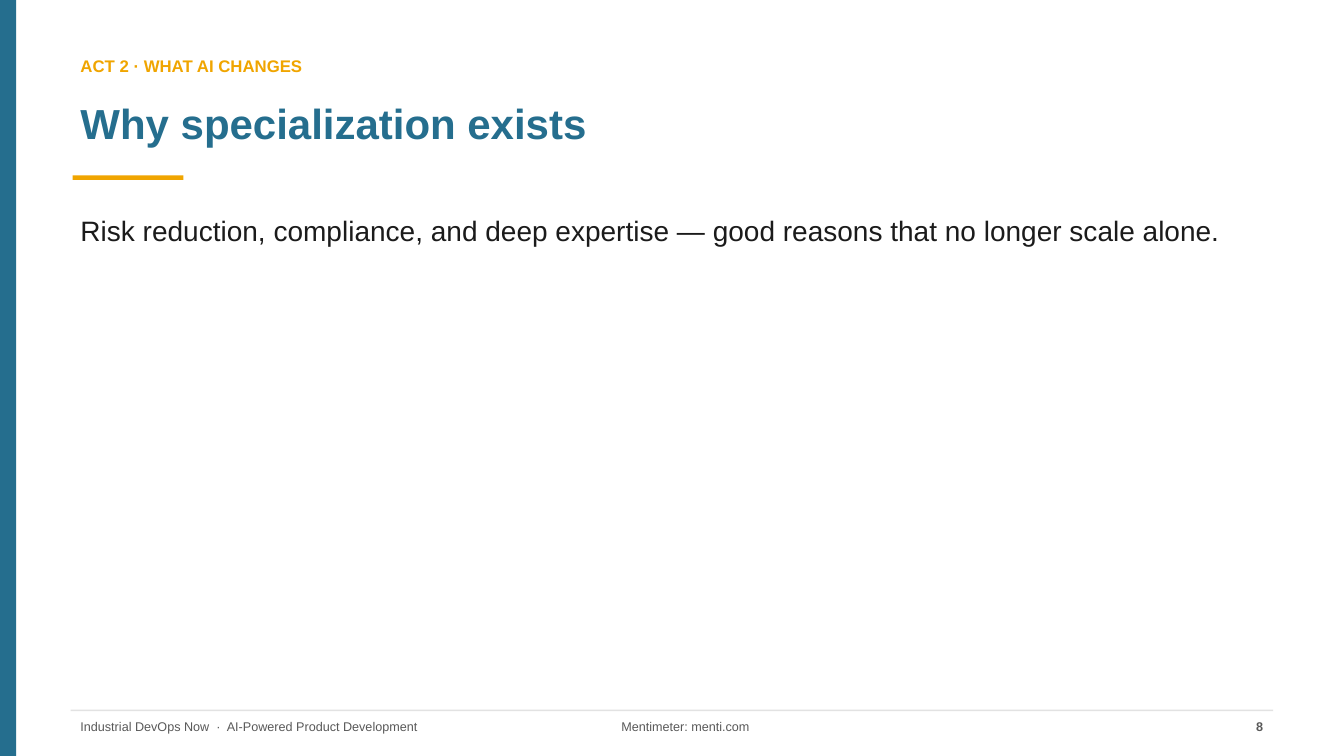
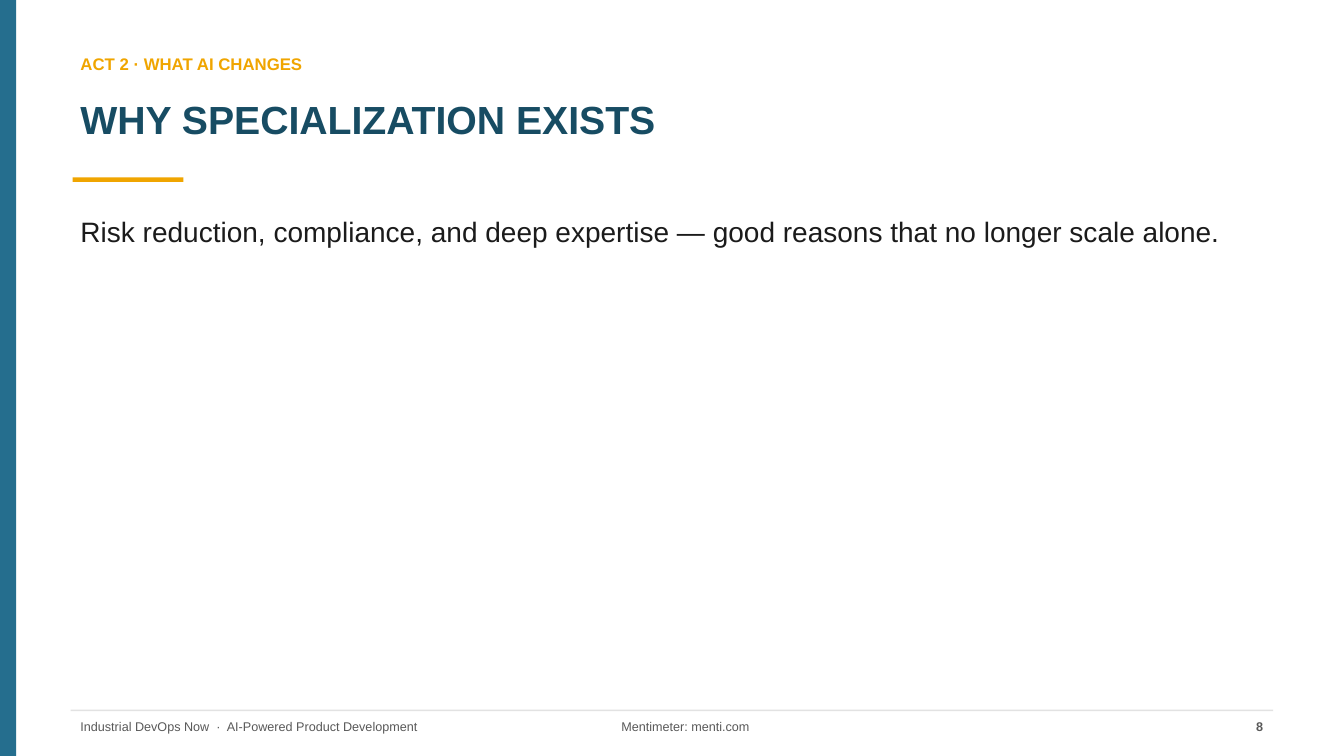
Before and after one commit to rockinryeman/SDLC-Workshop, a slide deck: slide 8 of dms-workshop/AI-Powered-Product-Development_DMS.pptx. Drawn at 1344x756 pixels with LibreOffice and Linux fonts; fonts in the diff are those of the drawing. Boxes give left, top, right and bottom in pixels: in the first picture for what was removed or moved away, otherwise in the second. Text is boxed around its words. In the diff, an @@ line names an element or a change of style, - is before the commit and + after.

```diff
--- a/dms-workshop/AI-Powered-Product-Development_DMS.pptx
+++ b/dms-workshop/AI-Powered-Product-Development_DMS.pptx
@@ text at box(80, 106, 655, 135): text changed; size 30 to 28 pt; text colour #256E8E to #174C63 @@
-Why specialization exists
+WHY SPECIALIZATION EXISTS
```
Also in this commit, not shown: 20 other slides changed, 4 other files.
